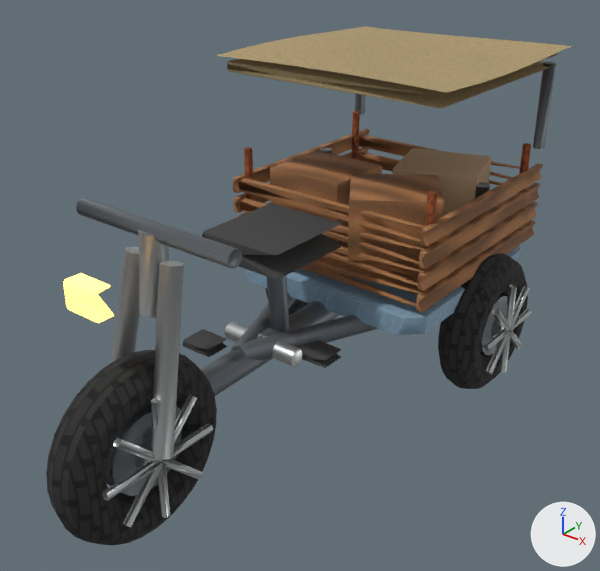
A saved change to the glTF model public/assets/vehicles/atlas_t3.glb.
Both versions are drawn from a camera (50 mm lens) standing at (2.16, -2.69, 2.39) and looking at (0.05, -0.04, 0.75). The axes (+X, +Y, +Z) are drawn at lower right. The lights are the same throughout. The picture after the commit comes second. Where no turn or scale is listed for an object, it has been applied to the vertices. Vertices at exactly the same position are counted once.

The first picture shows 'atlas_t3_WHEEL_dianteira', 'atlas_t3_WHEEL_traseira_1', 'atlas_t3_canvas_sand', 'atlas_t3_lamp_amber', 'atlas_t3_metal_brushed', 'atlas_t3_paint_blue', 'atlas_t3_produce_brown', 'atlas_t3_rubber_v', 'atlas_t3_rust_gen', 'atlas_t3_steel_dark', 'atlas_t3_wood' and 1 more.
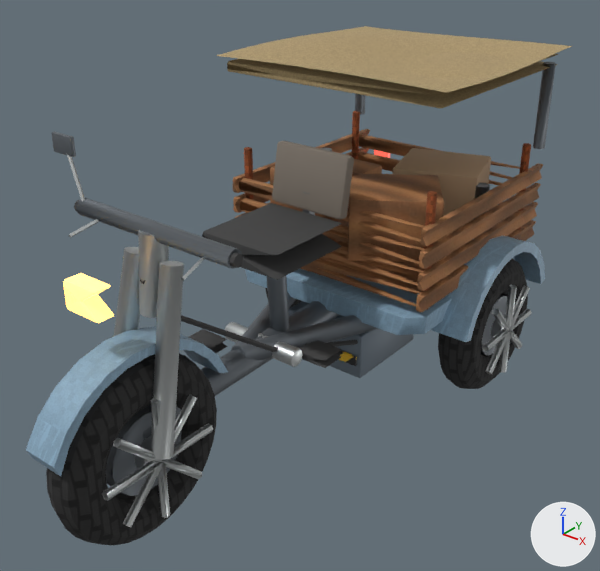
Where the newer file only moved an object's origin or applied its transform, the numbers keep the older frame.

The change, as a list of edits to the scene's bpy script:
```text
Change me_plataforma:
    remove me_plataforma.from_pydata(...)  # 112 vertices, 220 faces; spans x -0.55..0.55, y 0.16..1.28, z 0.54..0.64
    add me_plataforma.from_pydata(...)  # 240 vertices, 464 faces; spans x -0.68..0.68, y -1.426..1.28, z 0.474..0.858
    me_plataforma part 1: a new loose piece of 44 vertices spanning x 0.44..0.68, y 0.385..1.255, z 0.474..0.82, in mat_paint_blue
    me_plataforma part 2: a new loose piece of 40 vertices spanning x -0.08..0.08, y -1.426..-0.558, z 0.537..0.858, in mat_paint_blue
    other edits to the shape of me_plataforma do not show in these pictures
Change me_assento:
    remove me_assento.from_pydata(...)  # 192 vertices, 372 faces; spans x -0.308..0.307, y -0.45..0.07, z 0.48..1.055
    add me_assento.from_pydata(...)  # 244 vertices, 458 faces; spans x -0.42..0.42, y -0.909..0.203, z 0.391..1.275
    me_assento part 3: a new loose piece, an 8-sided cylinder along x spanning x 0.28..0.42, y -0.86..-0.81, z 1.225..1.275, in mat_rubber_v (dark grey #3f3f3f)
    me_assento part 4: a new loose piece of 20 vertices spanning x -0.011..0.211, y -0.909..0.203, z 0.391..1.086, in mat_rubber_v (dark grey #3f3f3f)
    other edits to the shape of me_assento do not show in these pictures
Change me_espinha_chassi:
    remove me_espinha_chassi.from_pydata(...)  # 408 vertices, 780 faces; spans x -0.58..0.58, y -1.02..1.29, z 0.42..1.6
    add me_espinha_chassi.from_pydata(...)  # 472 vertices, 900 faces; spans x -0.58..0.58, y -1.02..1.29, z 0.42..1.6
    me_espinha_chassi part 5: a new loose piece, a box spanning x -0.02..0.02, y 0.06..0.1, z 0.85..1.15, in mat_steel_dark (grey #73797e)
    me_espinha_chassi part 6: a new loose piece of 56 vertices spanning x -0.58..-0.46, y -0.81..-0.79, z 1.43..1.51, in mat_steel_dark (grey #73797e)
Add ob_atlas_t3_warning_v:
    ob_atlas_t3_warning_v = bpy.data.objects.new('atlas_t3_warning_v', me_bateria_faixa)  # a box spanning x -0.21..0.21, y -0.005..0.005, z -0.025..0.025; in mat_warning_v (picture img_warning)
    ob_atlas_t3_warning_v.location = (0.0, 0.19, 0.3)
Add ob_atlas_t3_seat_v:
    ob_atlas_t3_seat_v = bpy.data.objects.new('atlas_t3_seat_v', me_encosto)  # 56 vertices, 108 faces; spans x -0.2..0.2, y -0.05..0.05, z -0.14..0.14; in mat_seat_v (grey #7c7369)
    ob_atlas_t3_seat_v.location = (0.0, 0.1, 1.2)
Add ob_atlas_t3_lamp_red:
    ob_atlas_t3_lamp_red = bpy.data.objects.new('atlas_t3_lamp_red', me_lanterna_traseira)  # 56 vertices, 108 faces; spans x -0.05..0.05, y -0.015..0.015, z -0.04..0.04; in mat_lamp_red (red #da5950, glowing red #ff6150)
    ob_atlas_t3_lamp_red.location = (-0.45, 1.36, 0.95)
Add ob_atlas_t3_battery_v:
    ob_atlas_t3_battery_v = bpy.data.objects.new('atlas_t3_battery_v', me_bateria)  # 56 vertices, 108 faces; spans x -0.23..0.23, y -0.25..0.25, z -0.12..0.12; in mat_battery_v (greyish blue #6f7c86)
    ob_atlas_t3_battery_v.location = (0.0, 0.45, 0.32)
```

Changed parts and their boxes (x1, y1, x2, y2) in the pictures (600 x 571 px):
'atlas_t3_paint_blue', reshaped: before (245, 246, 521, 335); after (26, 236, 545, 476)
'atlas_t3_steel_dark', reshaped: before (76, 62, 556, 439); after (52, 62, 556, 439)
'atlas_t3_rubber_v', reshaped (78% wider): before (183, 203, 342, 368); after (74, 200, 358, 368)
'atlas_t3_seat_v', added: after (272, 141, 354, 220)
'atlas_t3_battery_v', added: after (288, 301, 414, 378)
'atlas_t3_warning_v', added: after (337, 350, 357, 366)
'atlas_t3_lamp_red', added: after (374, 150, 390, 158)
part 1 of me_plataforma, added (blue): after (431, 236, 545, 342)
part 2 of me_plataforma, added (blue): after (26, 326, 228, 476)
part 3 of me_assento, added: after (229, 252, 244, 268)
part 4 of me_assento, added: after (140, 280, 358, 352)
part 5 of me_espinha_chassi, added (mostly hidden): after (302, 192, 315, 215)
part 6 of me_espinha_chassi, added: after (52, 132, 76, 157)
